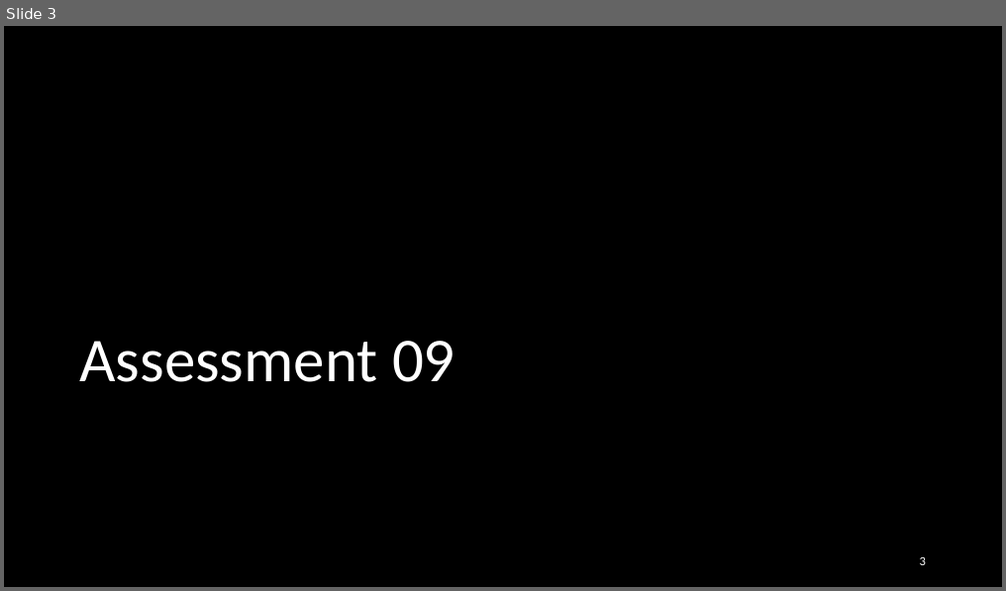
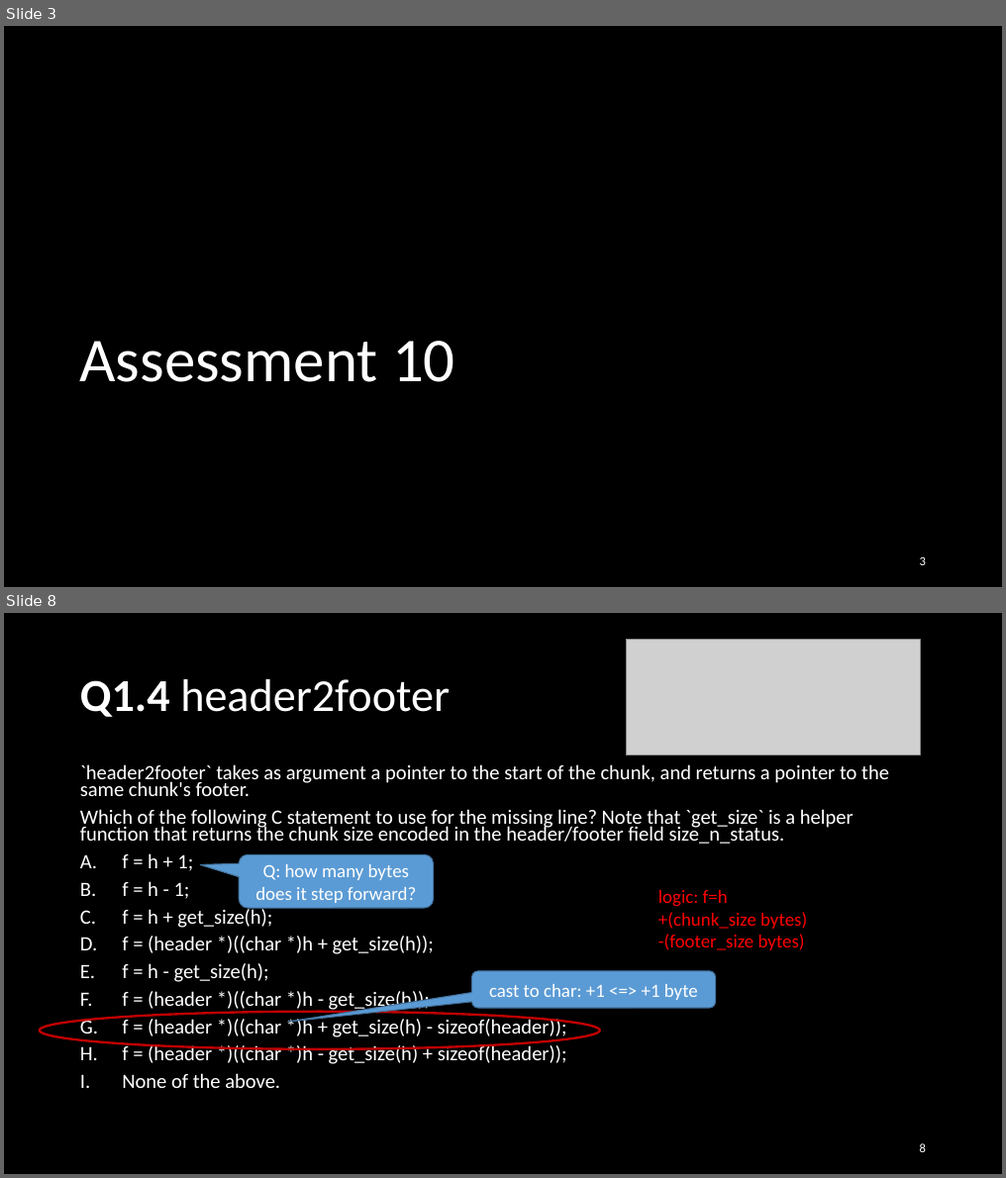
Before and after one commit to NYU-CSO/nyu-cso.github.io, a slide deck: rec-notes/r11.pptx. Shown one above the other, each under a label of ours: slide 3 before the commit, slides 3 and 8 after it; the slides between them are not shown. The pictures are 1006x591 and 1006x1178 pixels, drawn with LibreOffice and Linux fonts; fonts in the diff are those of the drawing; grey boxes stand for pictures. Boxes give left, top, right and bottom in pixels: in the first picture for what was removed or moved away, otherwise in the second. Text is boxed around its words. In the diff, an @@ line names an element or a change of style, - is before the commit and + after.

```diff
--- a/rec-notes/r11.pptx
+++ b/rec-notes/r11.pptx
@@ slide 8 added at (4, 613, 1002, 1174), background #000000 @@
@@ picture added at (626, 639, 920, 756) @@
@@ title added at (80, 679, 450, 717), 44 pt, text #FFFFFF @@
+Q1.4 header2footer
@@ text added at (80, 764, 889, 1088), 19.6 pt, text #FFFFFF @@
+`header2footer` takes as argument a pointer to the start of the chunk, and returns a pointer to the same chunk's footer.
+Which of the following C statement to use for the missing line? Note that `get_size` is a helper function that returns the chunk size encoded in the header/footer field size_n_status.
+A. f = h + 1;
+B. f = h - 1;
+C. f = h + get_size(h);
+D. f = (header *)((char *)h + get_size(h));
+E. f = h - get_size(h);
+F. f = (header *)((char *)h - get_size(h));
+G. f = (header *)((char *)h + get_size(h) - sizeof(header));
+H. f = (header *)((char *)h - get_size(h) + sizeof(header));
+I. None of the above.
@@ rounded speech box added at (239, 855, 434, 908), fill #5B9BD5, outline #43739E 1 pt, 18 pt, text #FFFFFF @@
+Q: how many bytes does it step forward?
@@ text added at (658, 890, 807, 951), 18 pt, text #FF0000 @@
+logic: f=h
++(chunk_size bytes)
+-(footer_size bytes)
@@ rounded speech box added at (472, 971, 715, 1008), fill #5B9BD5, outline #43739E 1 pt, 18 pt, text #FFFFFF @@
+cast to char: +1 <=> +1 byte
@@ ellipse added at (40, 1012, 600, 1050), outline #C00000 2.25 pt @@
@@ page number added at (920, 1144, 926, 1153), 12 pt, text #FFFFFF @@
+8
@@ slide 3 changed as well @@
@@ title at (79, 341, 455, 382): text changed @@
-Assessment 09
+Assessment 10
```
Also in this commit, not shown: 2 other slides changed, 39 other slides added, 30 slides removed, 1 other file.
